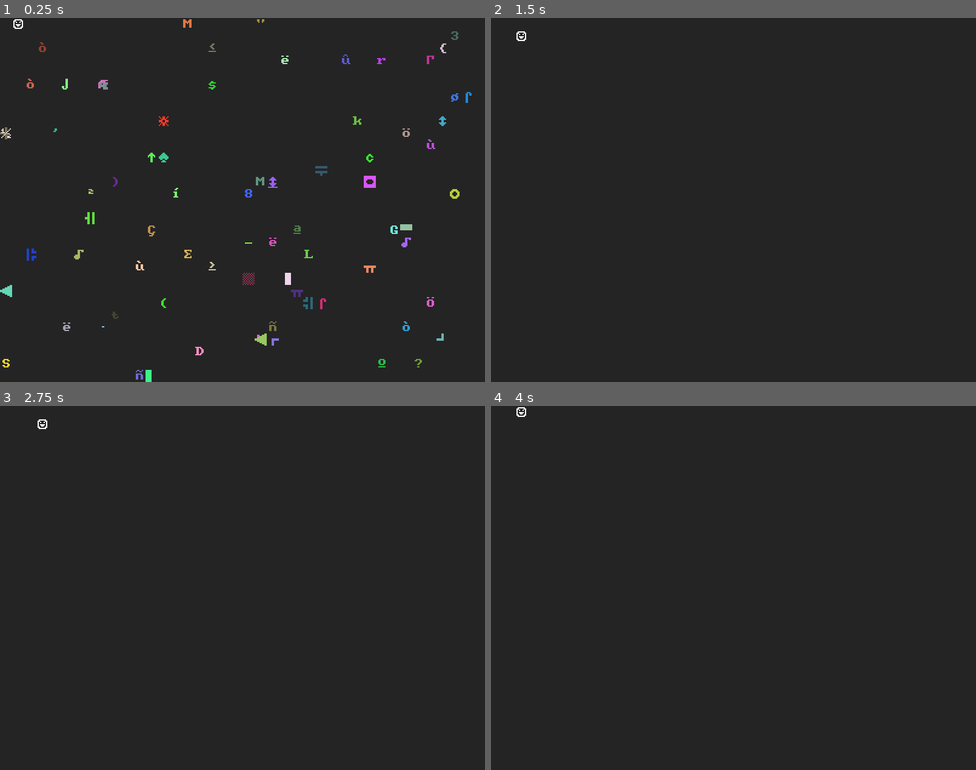
Above: before the commit, frames 1-4 (two rows, left to right).
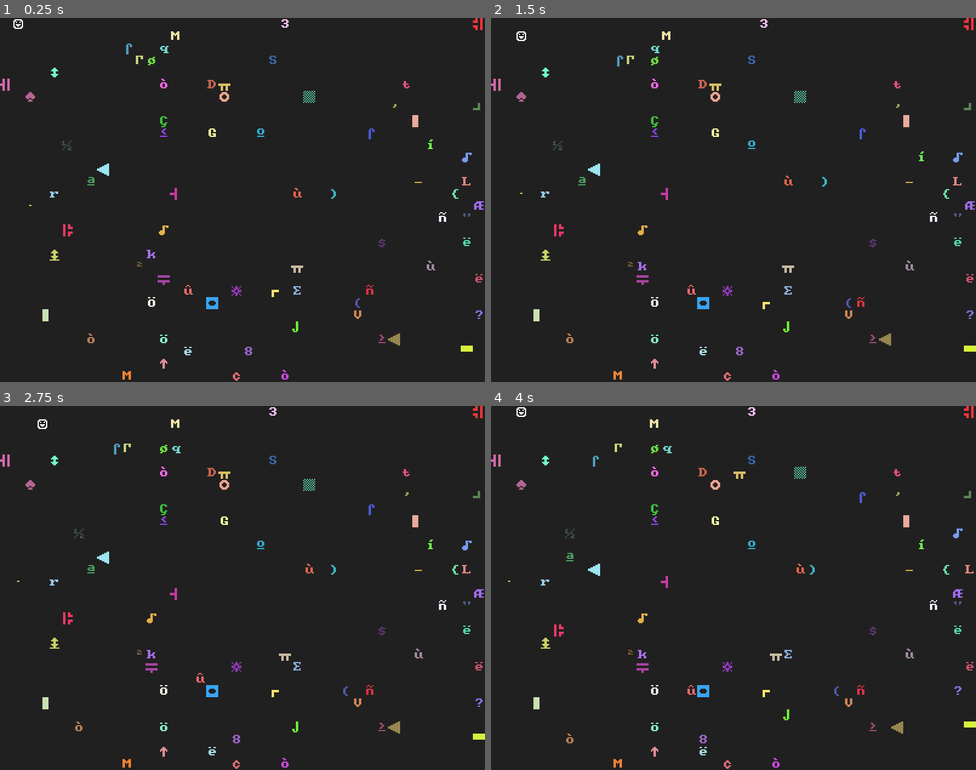
Above: after the commit, the same moments.

Repository: jameynakama/dontfindthekitty-gd
Game: Godot game, scene res://Main.tscn
Same seed, same stepped clock (60 frames per second), same inputs: the game is played once before the commit and once after it.
Inputs:
- Up to frame 1 (0.25 s): no input
- Up to frame 2 (1.5 s): tap Enter (enter) at 0.5, 0.6 s; hold Right (move_right) 0.53-1.28 s; tap Space (space) at 0.8, 1.35 s; hold Down (move_down) from 1.28 s (still down)
- Up to frame 3 (2.75 s): tap Enter (enter) at 1.55, 2.1 s; release Down (move_down) at 2.03 s; hold Right (move_right) from 2.03 s (still down); tap Space (space) at 2.3 s
- Up to frame 4 (4 s): release Right (move_right) at 2.78 s; hold Up (move_up) 2.78-3.53 s; tap Space (space) at 2.85, 3.8 s; tap Enter (enter) at 3.05, 3.6 s; hold Left (move_left) from 3.53 s (still down)

The runs differ from the first frame. In frame 1, 3.4% of the frame differs, in the area x 0-100%, y 0-100%; in frame 2, 1.8%; in frame 3, 1.8%; in frame 4, 1.8%.

Commit message:
Do not allow aminals to spawn on top of each other

Diff:
--- a/Aminal.gd
+++ b/Aminal.gd
@@ -15,36 +15,19 @@
 onready var ray = $RayCast2D
 
 
+func setup(start_position):
+	position = start_position
+	return position
+
+
 func _ready():
 	randomize()
+
 	screen_size = get_viewport_rect().size
+
 	$AnimatedSprite.frame = randi() % 253
-
-	# TODO: Figure out how not to spawn over another
-#	while true:
-#		position += get_random_vector()
-#		position = position.snapped(Vector2.ONE * TILE_SIZE)
-#		position += Vector2.ONE * (TILE_SIZE / 2)
-#		ray.cast_to = Vector2.ZERO
-#		ray.force_raycast_update()
-#		if ray.is_colliding():
-#			print("I'm colliding!")
-#		if !ray.is_colliding():
-#			break
-
-	position += get_random_vector()
-	position = position.snapped(Vector2.ONE * TILE_SIZE)
-	position += Vector2.ONE * (TILE_SIZE / 2)
-
-	modulate = Color8(randi() % 226 + 30, randi() % 226 + 30, randi() % 226 + 30)
-
+	modulate = Color8((randi() % 206) + 50, (randi() % 206) + 50, (randi() % 206) + 50)
 	$MoveTimer.start(MOVE_TIMEOUT)
-
-
-func get_random_vector():
-	var random_x = randi() % int(screen_size.x) / TILE_SIZE
-	var random_y = randi() % int(screen_size.y) / TILE_SIZE
-	return Vector2(random_x * TILE_SIZE, random_y * TILE_SIZE)
 
 
 func move():
--- a/Main.gd
+++ b/Main.gd
@@ -1,22 +1,34 @@
-extends Node
+extends Node2D
 
 
 export(PackedScene) var aminal_scene
 
 const NUM_AMINALS = 75
+const TILE_SIZE = 20
+
+var screen_size
 
 
 func _ready():
 	randomize()
+	screen_size = get_viewport_rect().size
 
+	var used_positions = {}
 	for i in range(NUM_AMINALS):
-		add_child(aminal_scene.instance())
+		var aminal = aminal_scene.instance()
+		while true:
+			var pos = get_random_position()
+			if !used_positions.has(pos):
+				used_positions[pos] = true
+				aminal.setup(pos)
+				$PlayArea.add_child(aminal)
+				break
 
 
-func _process(delta):
-	if Input.is_action_just_pressed("enter"):
-		var aminal = aminal_scene.instance()
-		add_child(aminal)
-
-	if Input.is_action_just_pressed("space"):
-		get_tree().call_group("aminals", "queue_free")
+func get_random_position():
+	var random_x = randi() % int(screen_size.x) / TILE_SIZE
+	var random_y = randi() % int(screen_size.y) / TILE_SIZE
+	var random_position = Vector2(random_x * TILE_SIZE, random_y * TILE_SIZE)
+	random_position = random_position.snapped(Vector2.ONE * TILE_SIZE)
+	random_position += Vector2.ONE * (TILE_SIZE / 2)
+	return random_position
--- a/Main.tscn
+++ b/Main.tscn
@@ -4,14 +4,16 @@
 [ext_resource path="res://Aminal.tscn" type="PackedScene" id=2]
 [ext_resource path="res://Player.tscn" type="PackedScene" id=3]
 
-[node name="Main" type="Node"]
+[node name="Main" type="Node2D"]
 script = ExtResource( 1 )
 aminal_scene = ExtResource( 2 )
 
-[node name="ColorRect" type="ColorRect" parent="."]
+[node name="PlayArea" type="Node" parent="."]
+
+[node name="Background" type="ColorRect" parent="PlayArea"]
 anchor_right = 1.0
 anchor_bottom = 1.0
-color = Color( 0.145098, 0.145098, 0.145098, 1 )
+color = Color( 0.133333, 0.129412, 0.129412, 1 )
 
-[node name="Player" parent="." instance=ExtResource( 3 )]
+[node name="Player" parent="PlayArea" instance=ExtResource( 3 )]
 position = Vector2( 11, 9 )
--- a/Player.gd
+++ b/Player.gd
@@ -1,4 +1,5 @@
 extends Area2D
+
 
 var screen_size
 var tile_size = 20
@@ -11,15 +12,18 @@
 
 onready var ray = $RayCast2D
 
+
 func _ready():
 	screen_size = get_viewport_rect().size
 	position = position.snapped(Vector2.ONE * tile_size)
 	position += Vector2.ONE * tile_size / 2
 
+
 func _unhandled_input(event):
 	for dir in inputs.keys():
 		if event.is_action_pressed(dir):
 			move(dir)
+
 
 func move(dir):
 	var target_position = inputs[dir] * tile_size
